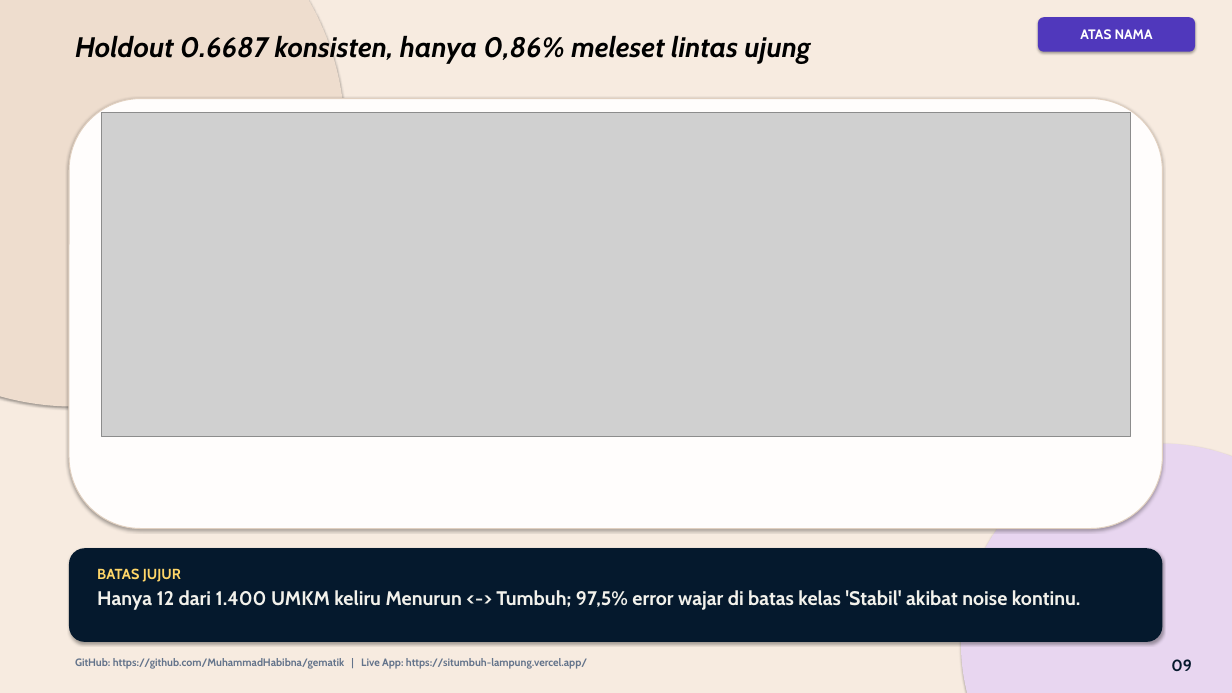
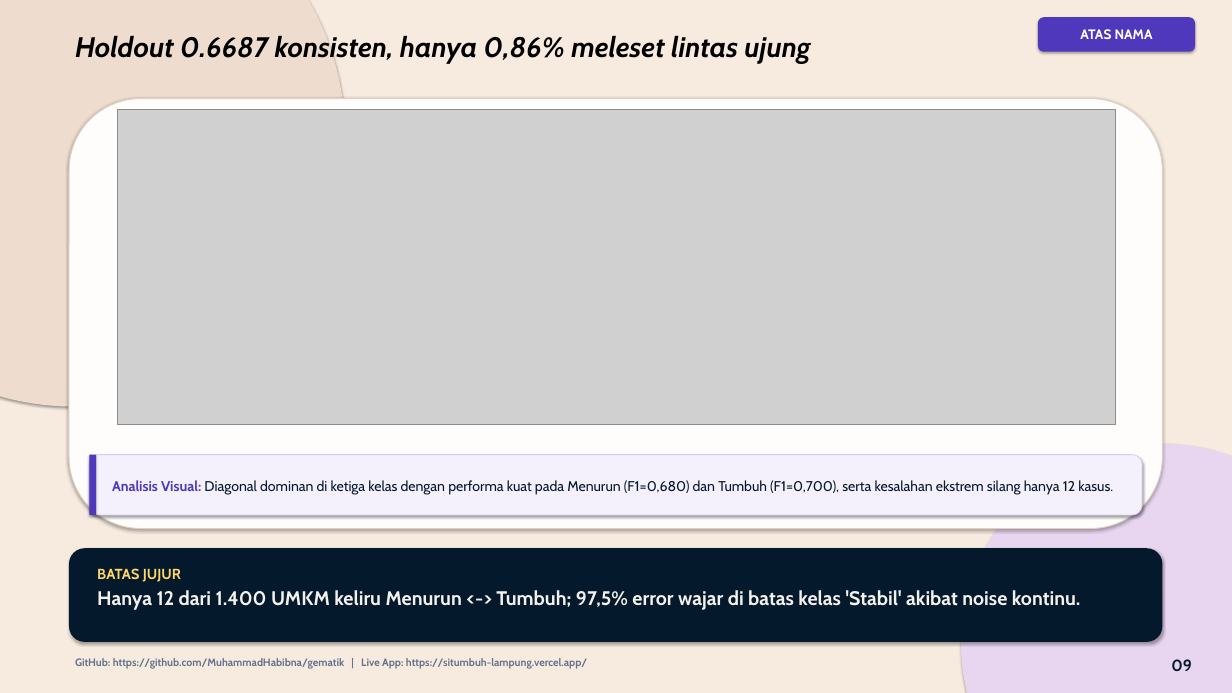
Before and after one commit to MuhammadHabibna/gematik, a slide deck: slide 9 of HASIL_PENELITIAN_ATAS_NAMA/Atas_Nama_Presentasi_Final.pptx. Drawn at 1232x693 pixels with LibreOffice and Linux fonts; fonts in the diff are those of the drawing; grey boxes stand for pictures. Boxes give left, top, right and bottom in pixels: in the first picture for what was removed or moved away, otherwise in the second. Text is boxed around its words. In the diff, an @@ line names an element or a change of style, - is before the commit and + after.

Commit message:
Add 1-sentence Analisis Visual box under every chart in PPTX

```diff
--- a/HASIL_PENELITIAN_ATAS_NAMA/Atas_Nama_Presentasi_Final.pptx
+++ b/HASIL_PENELITIAN_ATAS_NAMA/Atas_Nama_Presentasi_Final.pptx
@@ picture resized from (x1=102, y1=112, x2=1130, y2=436) to (x1=117, y1=110, x2=1115, y2=424) @@
@@ rounded rectangle added at (x1=89, y1=455, x2=1142, y2=515), fill #F4F0FC, outline #D6CEF2 1 pt @@
@@ rectangle added at (x1=89, y1=455, x2=96, y2=515), fill #5038BC @@
@@ text added at (x1=112, y1=480, x2=1113, y2=494), 16.5 pt, text #05192D @@
+Analisis Visual: Diagonal dominan di ketiga kelas dengan performa kuat pada Menurun (F1=0,680) dan Tumbuh (F1=0,700), serta kesalahan ekstrem silang hanya 12 kasus.
```
Also in this commit, not shown: 7 other slides changed.
